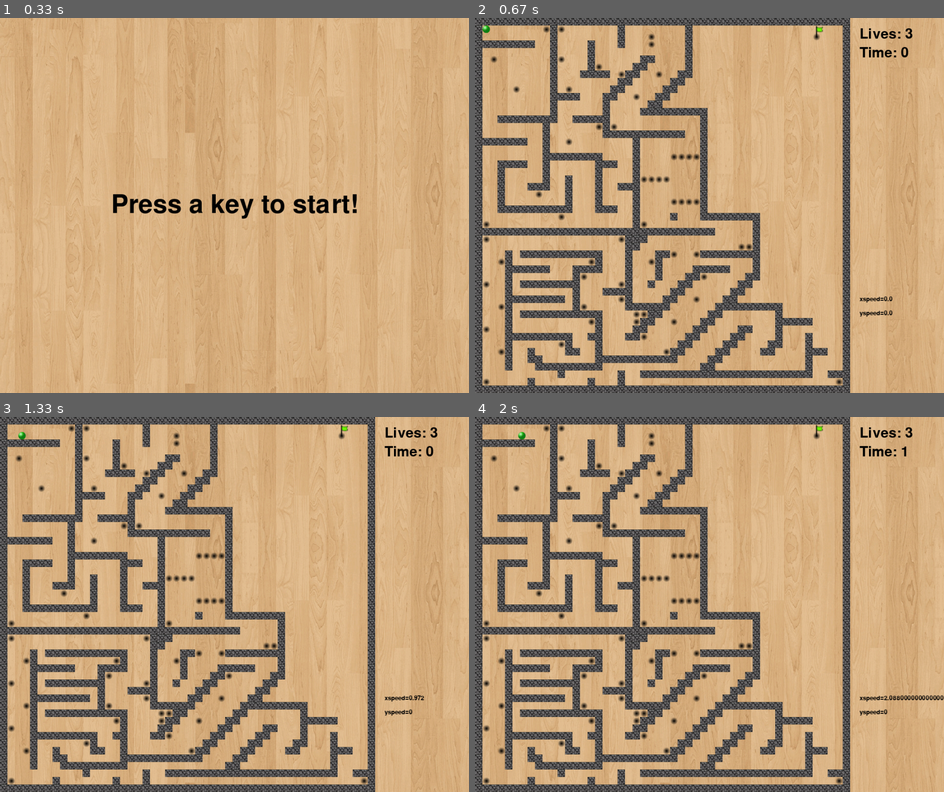
Above: before the commit, frames 1-4 (two rows, left to right).
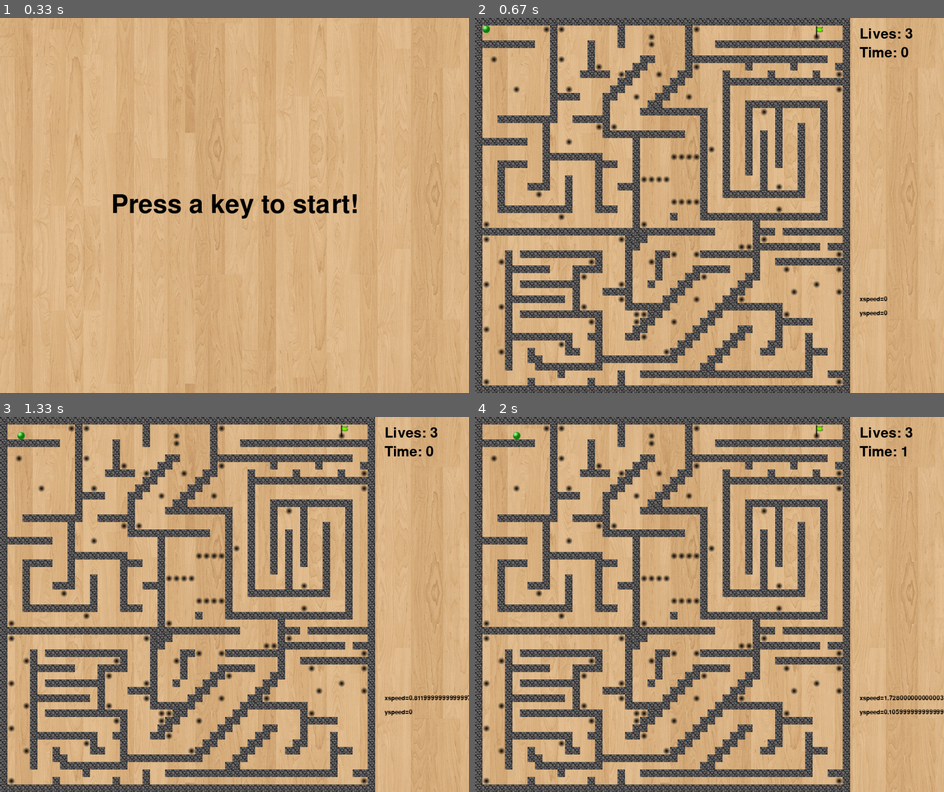
Above: after the commit, the same moments.

Repository: CyberFlameGO/CAO2-PyGame
Game: pygame game, started from game/__main__.py
Two runs of this game, one before a commit and one after it. Both use one fixed random seed, a clock stepped at 60 frames per second and the inputs below.
Inputs (mouse positions are in pixels of both pictures, inside the frame that each line leads up to):
- Up to frame 1 (0.33 s): no input
- Up to frame 2 (0.67 s): tap Enter at 0.33 s
- Up to frame 3 (1.33 s): press the mouse at (304, 473) at 0.7 s; move the mouse to (356, 604) at 0.8 s; release the mouse at (408, 735) at 0.93 s; press the mouse at (304, 473) at 1.03 s; move the mouse to (295, 533) at 1.13 s; release the mouse at (290, 593) at 1.27 s
- Up to frame 4 (2 s): press the mouse at (779, 473) at 1.37 s; move the mouse to (826, 589) at 1.47 s; release the mouse at (873, 702) at 1.6 s; press the mouse at (779, 473) at 1.7 s; move the mouse to (789, 484) at 1.8 s; release the mouse at (803, 495) at 1.93 s

Frame 1 is identical in both runs. In frame 2, 6.4% of the frame differs, in the area x 45-89%, y 2-80%; in frame 3, 6.5%; in frame 4, 6.6%, in the area x 8-100%, y 2-80%.

Commit message:
Finish the map and introduce a slight roll-resistance

Diff:
--- a/game/classes/game.py
+++ b/game/classes/game.py
@@ -21,45 +21,45 @@
 
     map = [
     "WWWWWWWWWWWWWWWWWWWWWWWWWWWWWWWWWWWWWWWWWWWWWWWWWW",
-    "WS       HWH       W        W                    W",
+    "WS       HWH       W        WH                   W",
     "W         W        W   H    W                E   W",
-    "WWWWWWWW  W    W   W   H    W                    W",
+    "WWWWWWWW  W    W   W   H    W   WWWWWWWWWWWWWWWWWW",
     "W         W    W            W                    W",
-    "W H       WH   W      WW    W                    W",
-    "W         W    WH    WW     W                    W",
-    "W         W   WWWW HWW  H  WW                    W",
-    "W         W        WW     WW                     W",
-    "W    H    W H     WW     WW                      W",
-    "W         WWWW   WW  H  WW                       W",
-    "W         W      W     WW                        W",
-    "W         W      W    WWWWWWWWW                  W",
-    "W  WWWWWWWW  WWWWW            W                  W",
-    "W        W      HWH           W                  W",
-    "W        W       WWWWWWWWWWW  W                  W",
-    "WWWWWWW  W  H        W        W                  W",
-    "W        W           W        W                  W",
-    "W        WWWWWWWW    W    HHHHW                  W",
-    "W  WWWW  W      WWW  W        W                  W",
-    "W  W     W      W    W        W                  W",
-    "W  W     W  W   W    WHHHH    W                  W",
-    "W  W   WWW  W   W  WWW        W                  W",
-    "W  W    H   W   W    W        W                  W",
-    "W  W        W   W    W    HHHHW                  W",
-    "W  WWWWWWWWWW   WWW  W        W                  W",
-    "W          H         W    W   WWWWWWWW           W",
+    "W H       WH   W      WW    WWWWWWWWWWWWWWWWWWW  W",
+    "W         W    WH    WW     WH      W     W     WW",
+    "W         W   WWWW HWW  H  WW    W     W     W  HW",
+    "W         W        WW     WW     WWWWWWWWWWWWWWWWW",
+    "W    H    W H     WW     WW      W              HW",
+    "W         WWWW   WW  H  WW  H    W               W",
+    "W         W      W     WW        W  WWWWWWWWWWW  W",
+    "W         W      W    WWWWWWWWW  W  W H W     W  W",
+    "W  WWWWWWWW  WWWWW            W  W  W   W     W  W",
+    "W        W      HWH           W  W  W   W  W  W  W",
+    "W        W       WWWWWWWWWWW  W  W  W W W  W  W  W",
+    "WWWWWWW  W  H        W        W  W  W W W  W  W  W",
+    "W        W           W        WH W  W W W  W  W  W",
+    "W        WWWWWWWW    W    HHHHW  W  W W W  W  W  W",
+    "W  WWWW  W      WWW  W        W  W  W W W  W  W  W",
+    "W  W     W      W    W        W  W  W W    W  W  W",
+    "W  W     W  W   W    WHHHH    W  W    W    W  W  W",
+    "W  W   WWW  W   W  WWW        W  W    W H  W  W  W",
+    "W  W    H   W   W    W        W  WWWWWWWWWWW  W  W",
+    "W  W        W   W    W    HHHHW               W  W",
+    "W  WWWWWWWWWW   WWW  W        W         H     W  W",
+    "W          H         W    W   WWWWWWWWWWWWWWWWW  W",
     "WH                   WH              W           W",
-    "WWWWWWWWWWWWWWWWWWWWWWWWWWWWWWWW     W           W",
-    "WH                 HWWW              W           W",
-    "W                   WW             HHW           W",
-    "W   W WWWWWWWWWWW   W   WWH  HWWWWWWWW           W",
-    "W  HW          HW   W  HW            W           W",
-    "W   WWWWWW   WWWW   W   W    WWWWW   W           W",
+    "WWWWWWWWWWWWWWWWWWWWWWWWWWWWWWWW     WWW WWWWWWWWW",
+    "WH                 HWWW              WH          W",
+    "W                   WW             HHWWWWWWWWW WWW",
+    "W   W WWWWWWWWWWW   W   WWH  HWWWWWWWW          HW",
+    "W  HW          HW   W  HW            W  WWWWWWWWWW",
+    "W   WWWWWW   WWWW   W   W    WWWWW   W   H      HW",
     "W   W        WH     W   W   WWH     WW           W",
-    "WH  W WWWWWWWW     HW  W   WW      WW            W",
-    "W   W        W   WWWW     WW      WW             W",
-    "W   WWWWWWWW W     HW    WW  H   WW              W",
+    "WH  W WWWWWWWW     HW  W   WW      WW        H   W",
+    "W   W        W   WWWW     WW      WW      H     HW",
+    "W   WWWWWWWW W     HW    WW  H   WWH             W",
     "W  HW        WH     WWWWWW      WWWWWWWWW        W",
-    "W   W WWWWWWWWWWW    HHWW      WW       W        W",
+    "W   W WWWWWWWWWWW    HHWW      WW       WH       W",
     "W   W          HW    HWW  H   WW        WWWWW    W",
     "WH  W           W    WW      WW    WW   W        W",
     "W   WWWWWWWWW  WW   WWH     WW    WW    W   W    W",
@@ -234,6 +234,20 @@
         # Get the movement of the ball
         dx = speed_x * 1.6 * (c.FPS / 120);
         dy = speed_y * (c.FPS / 120);
+        # Add drag
+        if speed_x > 0 and speed_x > c.PIXEL_DRAG:
+            speed_x -= c.PIXEL_DRAG
+        elif speed_x < 0 and speed_x < -c.PIXEL_DRAG:
+            speed_x += c.PIXEL_DRAG
+        else:
+            speed_x = 0
+        if speed_y > 0 and speed_y > c.PIXEL_DRAG:
+            speed_y -= c.PIXEL_DRAG
+        elif speed_y < 0 and speed_y < -c.PIXEL_DRAG:
+            speed_y += c.PIXEL_DRAG
+        else:
+            speed_y = 0
+        # Move and update speed
         self.ball.set_speed((speed_x, speed_y))
         self.ball.move(dx, dy)
 
--- a/game/constants.py
+++ b/game/constants.py
@@ -12,3 +12,4 @@
 MAX_SPEED = 20.0
 DEAD_ZONE = 8.0
 WAIT_TIME_BETWEEN_LIVES = 3
+PIXEL_DRAG = 0.005
